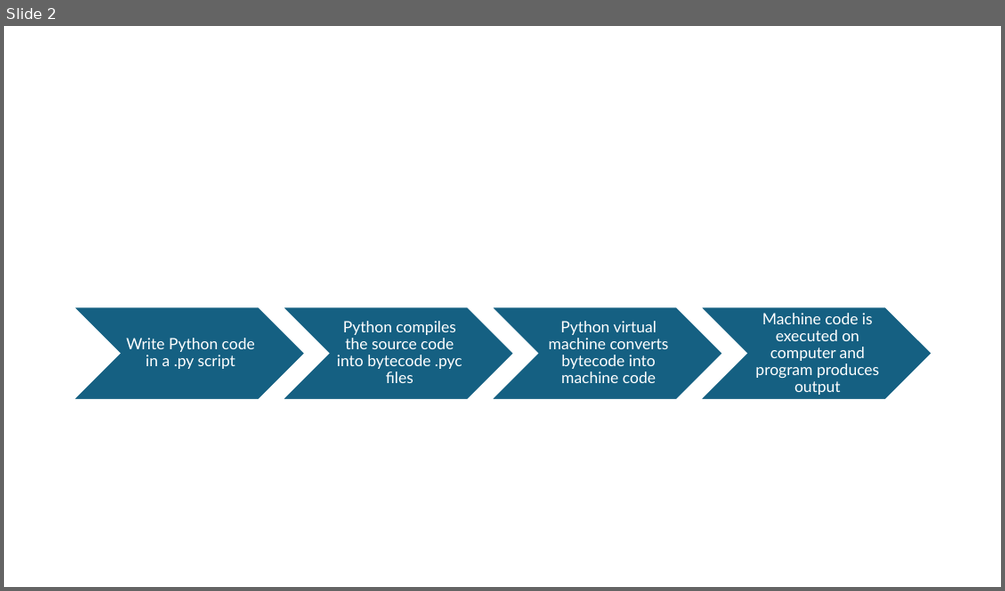
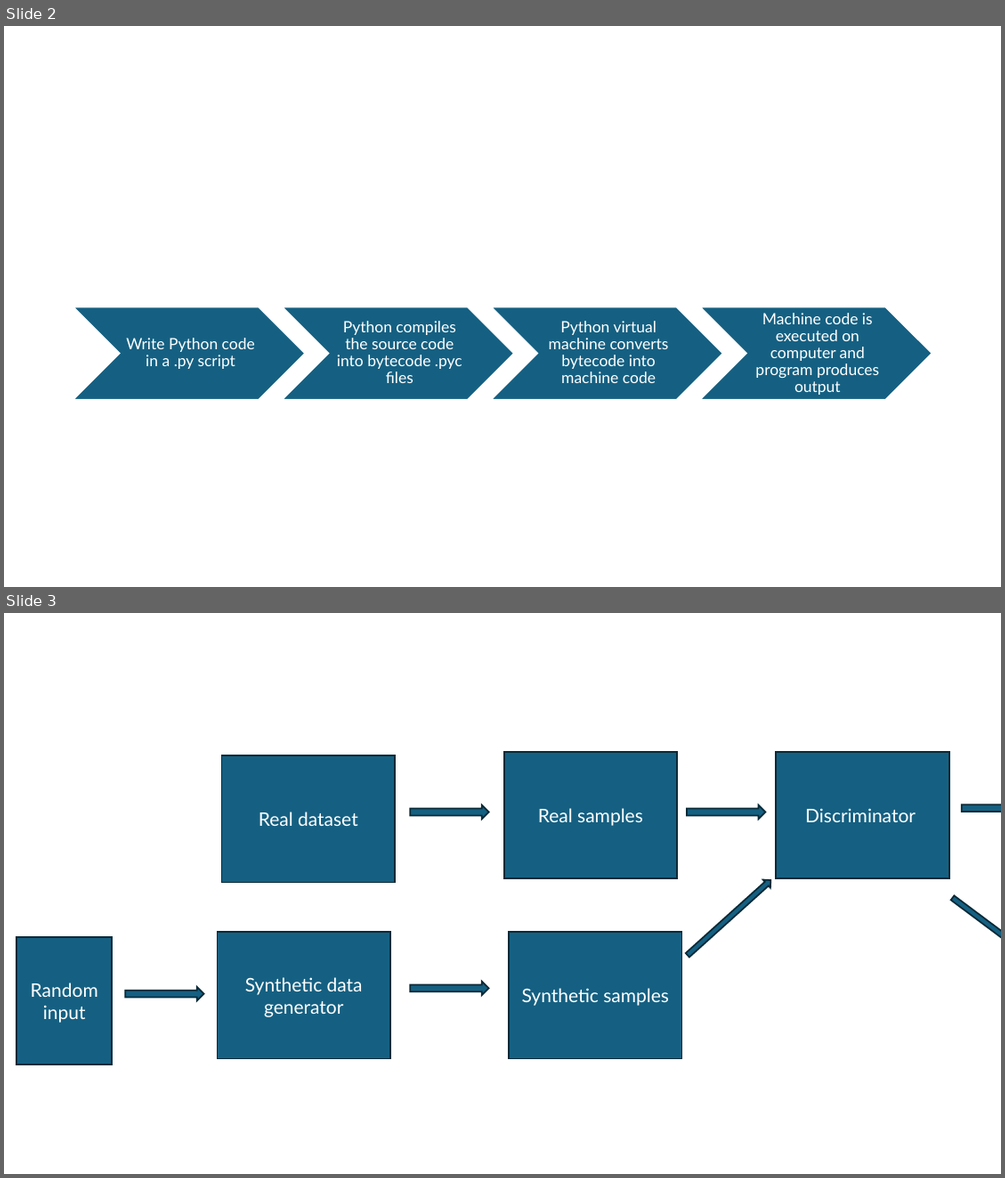
Before and after one commit to stringfestdata/images-for-web-embeds, a slide deck: ppt-staging-for-web-embeds.pptx. Shown one above the other, each under a label of ours: slide 2 before the commit, slides 2 and 3 after it. The pictures are 1005x591 and 1005x1178 pixels, drawn with LibreOffice and Linux fonts; fonts in the diff are those of the drawing. Boxes give left, top, right and bottom in pixels: in the first picture for what was removed or moved away, otherwise in the second. Text is boxed around its words. In the diff, an @@ line names an element or a change of style, - is before the commit and + after.

```diff
--- a/ppt-staging-for-web-embeds.pptx
+++ b/ppt-staging-for-web-embeds.pptx
@@ slide 3 added at (x1=4, y1=613, x2=1001, y2=1174), background #FFFFFF @@
@@ rectangle added at (x1=222, y1=755, x2=395, y2=883), fill #156082, outline #092A39 1.5 pt, 18 pt, text #FFFFFF @@
+Real dataset
@@ rectangle added at (x1=504, y1=751, x2=678, y2=878), fill #156082, outline #092A39 1.5 pt, 18 pt, text #FFFFFF @@
+Real samples
@@ rectangle added at (x1=777, y1=751, x2=950, y2=878), fill #156082, outline #092A39 1.5 pt, 18 pt, text #FFFFFF @@
+Discriminator
@@ right arrow added at (x1=410, y1=805, x2=488, y2=819), fill #156082, outline #092A39 1.5 pt @@
@@ right arrow added at (x1=687, y1=805, x2=765, y2=819), fill #156082, outline #092A39 1.5 pt @@
@@ right arrow added at (x1=962, y1=802, x2=1001, y2=816), fill #156082, outline #092A39 1.5 pt @@
@@ right arrow added at (x1=684, y1=876, x2=775, y2=959), fill #156082, outline #092A39 1.5 pt @@
@@ right arrow added at (x1=949, y1=893, x2=1001, y2=969), fill #156082, outline #092A39 1.5 pt @@
@@ rectangle added at (x1=217, y1=932, x2=390, y2=1059), fill #156082, outline #092A39 1.5 pt, 18 pt, text #FFFFFF @@
+Synthetic data generator
@@ rectangle added at (x1=509, y1=932, x2=682, y2=1059), fill #156082, outline #092A39 1.5 pt, 18 pt, text #FFFFFF @@
+Synthetic samples
@@ rectangle added at (x1=16, y1=938, x2=112, y2=1064), fill #156082, outline #092A39 1.5 pt, 18 pt, text #FFFFFF @@
+Random input
@@ right arrow added at (x1=410, y1=981, x2=488, y2=995), fill #156082, outline #092A39 1.5 pt @@
@@ right arrow added at (x1=125, y1=987, x2=203, y2=1001), fill #156082, outline #092A39 1.5 pt @@
```
Also in this commit, not shown: 1 slide changed, 2 other slides added.
